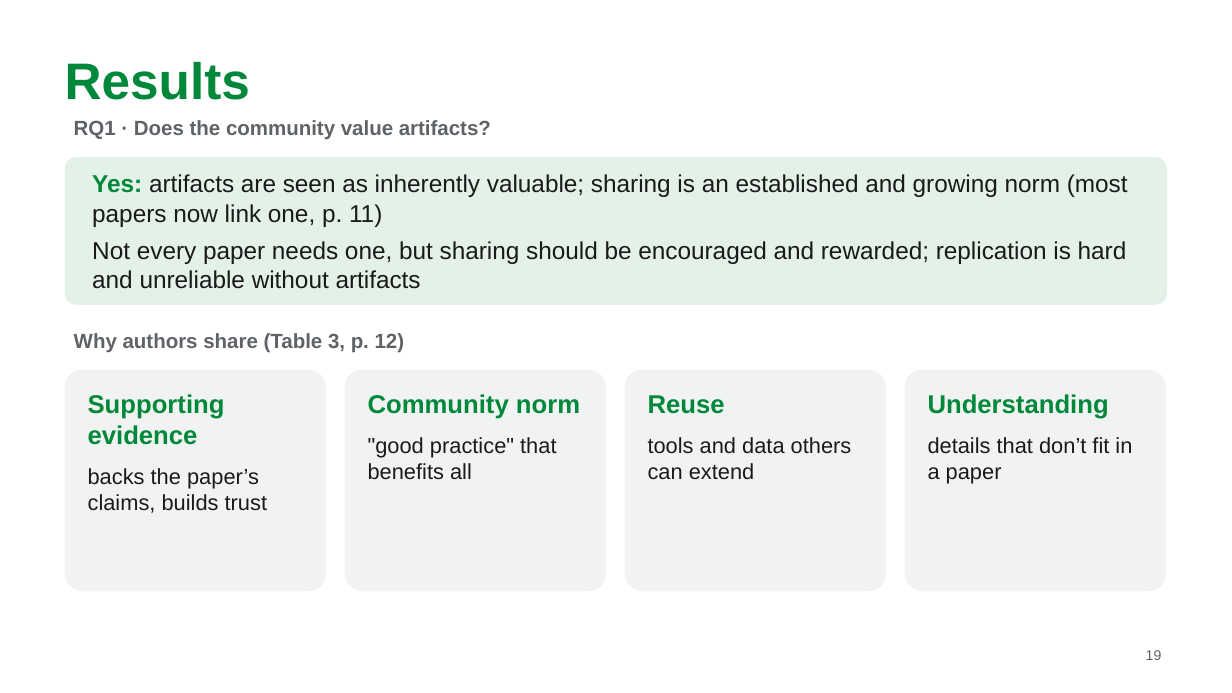
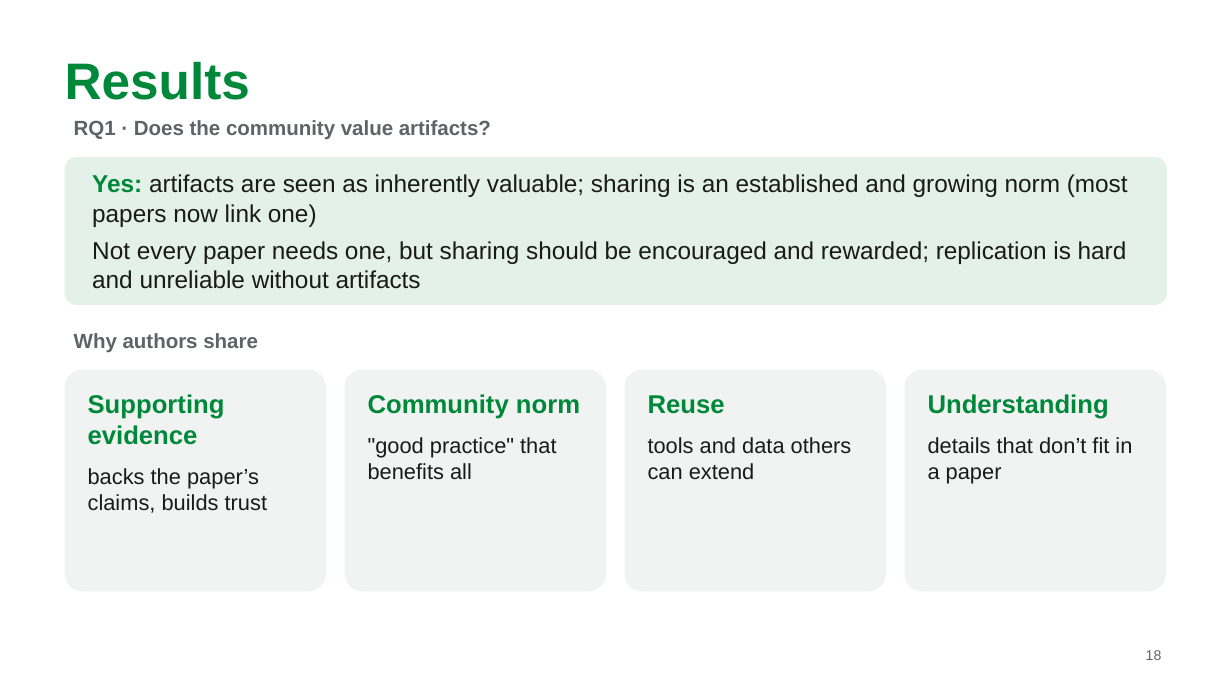
Before and after one commit to MarkAndreDuesing/Reprod_Docs_And_Notes, a slide deck: slide 18 of Vorl_2/slides/lecture2-team-paper2.pptx (slide 19 before the commit). Drawn at 1232x693 pixels with LibreOffice and Linux fonts; fonts in the diff are those of the drawing. Boxes give left, top, right and bottom in pixels: in the first picture for what was removed or moved away, otherwise in the second. Text is boxed around its words. In the diff, an @@ line names an element or a change of style, - is before the commit and + after.

```diff
--- a/Vorl_2/slides/lecture2-team-paper2.pptx
+++ b/Vorl_2/slides/lecture2-team-paper2.pptx
@@ text at [92,174,1128,227]: text changed @@
-Yes: artifacts are seen as inherently valuable; sharing is an established and growing norm (most papers now link one, p. 11)
+Yes: artifacts are seen as inherently valuable; sharing is an established and growing norm (most papers now link one)
@@ text at [74,333,258,352]: text changed @@
-Why authors share (Table 3, p. 12)
+Why authors share
```
Also in this commit, not shown: 11 other slides changed, 1 slide added, 1 slide removed, 1 other file.
